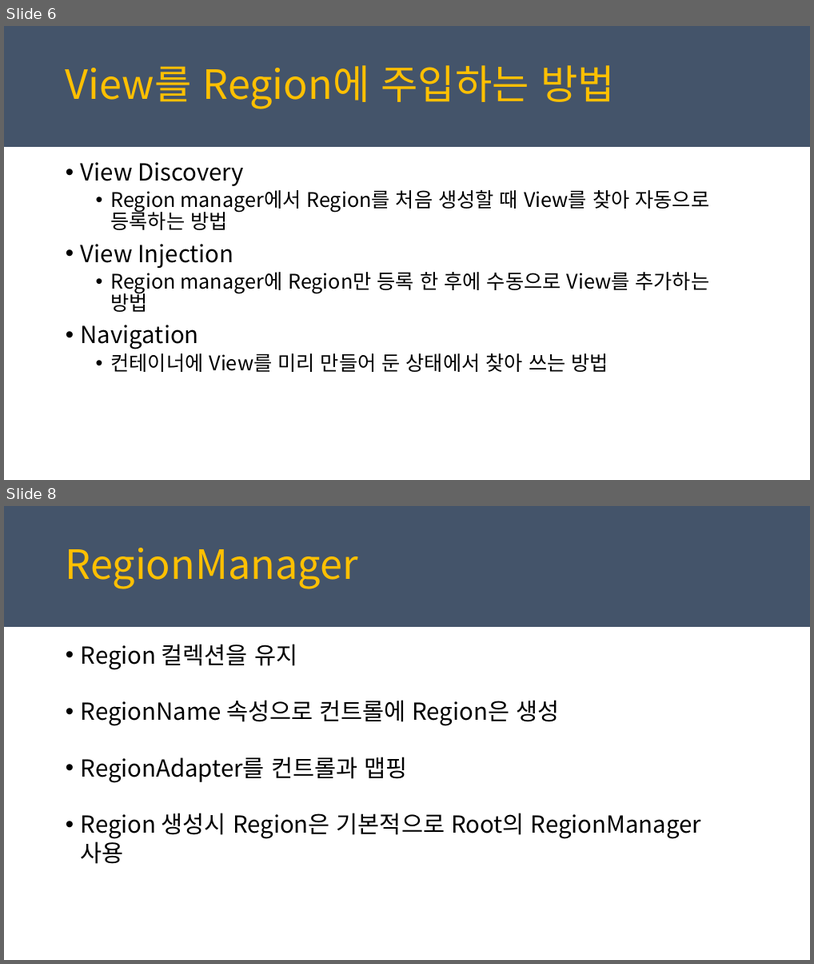
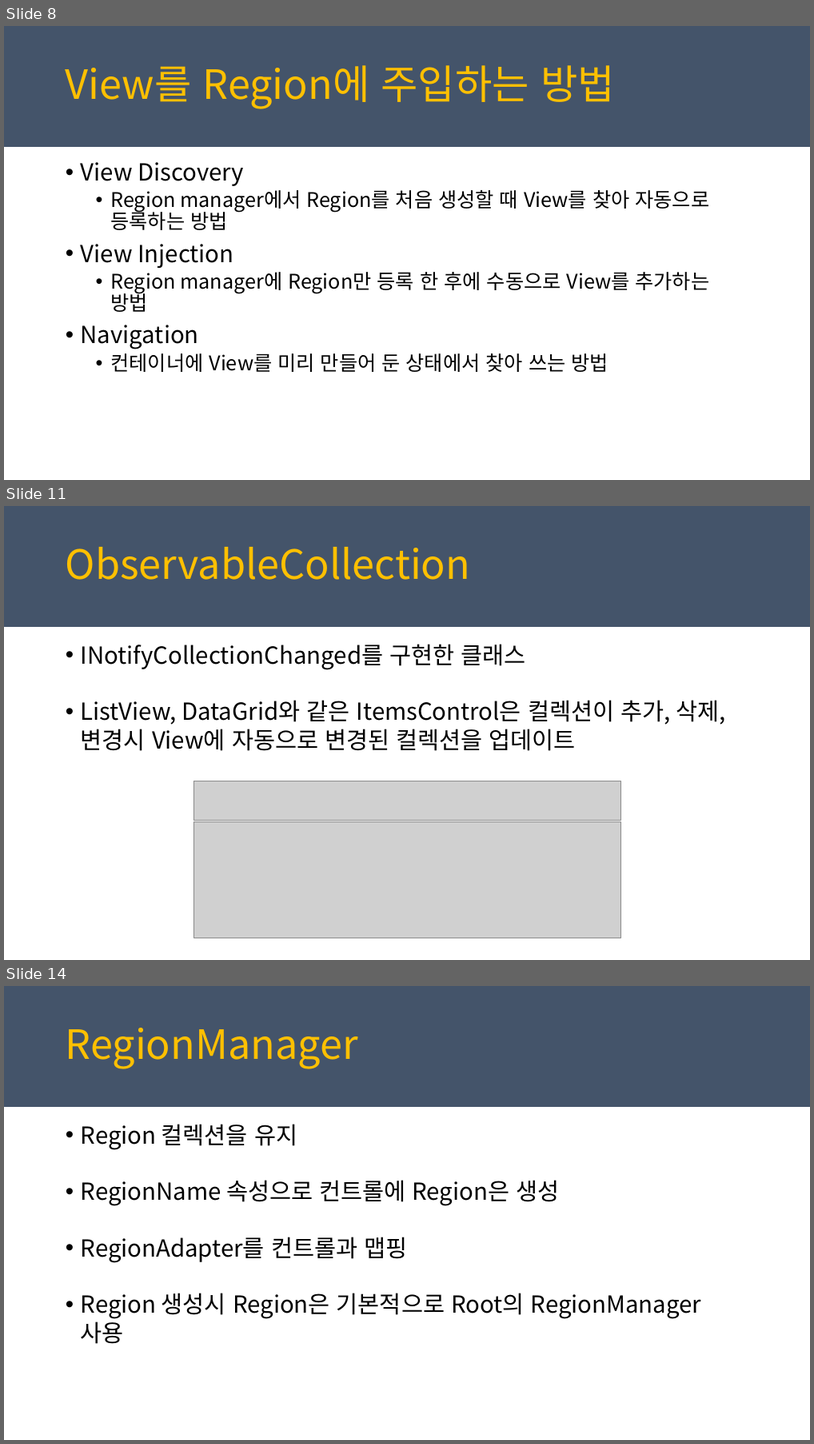
Before and after one commit to juniair/Summary-PPT, a slide deck: PRISM_통합.pptx. Shown one above the other, each under a label of ours: slides 6 and 8 before the commit, slides 8, 11 and 14 after it; the slides between them are not shown. The pictures are 814x964 and 814x1444 pixels, drawn with LibreOffice and Linux fonts; fonts in the diff are those of the drawing; grey boxes stand for pictures. Boxes give left, top, right and bottom in pixels: in the first picture for what was removed or moved away, otherwise in the second. Text is boxed around its words. In the diff, an @@ line names an element or a change of style, - is before the commit and + after.

```diff
--- a/PRISM_통합.pptx
+++ b/PRISM_통합.pptx
@@ slide 11 added at (x1=4, y1=506, x2=810, y2=960), background #FFFFFF; not listed: 1 template element that a slide beside it also shows @@
@@ text added at (x1=66, y1=547, x2=470, y2=580), 48 pt, text #FFC000 @@
+ObservableCollection
@@ text added at (x1=81, y1=644, x2=726, y2=751), 28 pt, text #000000 @@
+• INotifyCollectionChanged를 구현한 클래스
+• ListView, DataGrid와 같은 ItemsControl은 컬렉션이 추가, 삭제, 변경시 View에 자동으로 변경된 컬렉션을 업데이트
@@ picture added at (x1=194, y1=780, x2=621, y2=820) @@
@@ picture added at (x1=194, y1=822, x2=621, y2=937) @@
@@ what was slide 6 is now slide 8 @@
@@ what was slide 8 is now slide 14 @@
```
Also in this commit, not shown: 5 slides changed, 5 other slides added, 1 slide removed, 52 other files.
